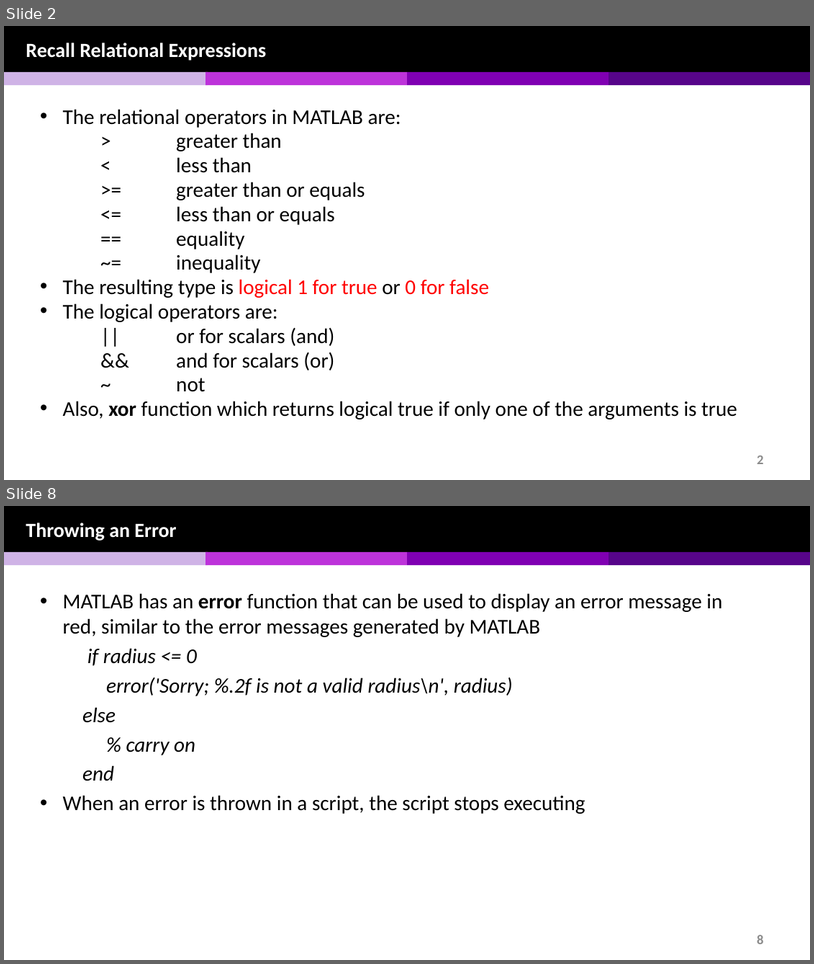
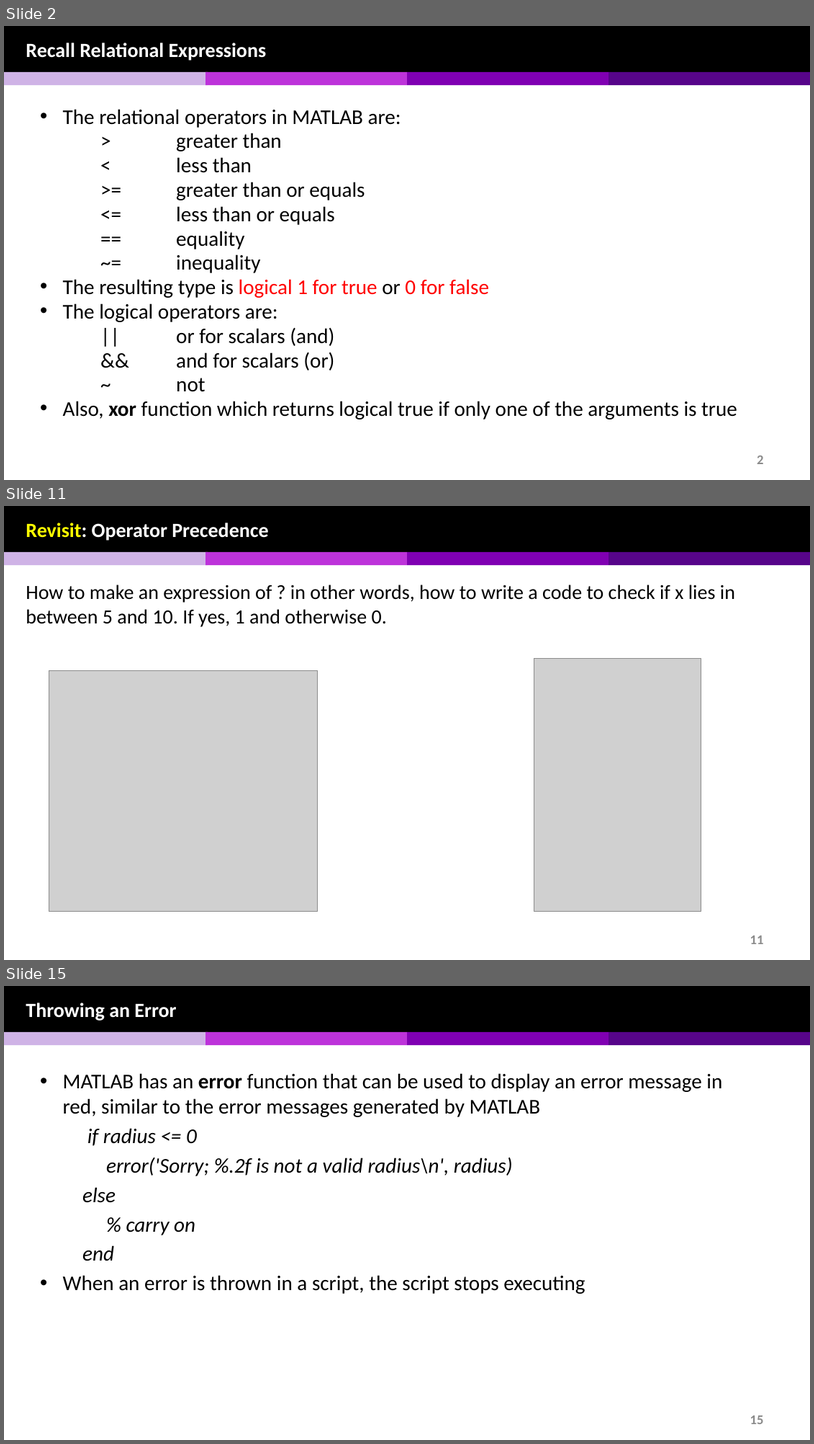
Before and after one commit to chulminy/AE_ENVE_GEOE_121, a slide deck: lecture/selection_statement/selection_statement_v1.pptx. Shown one above the other, each under a label of ours: slides 2 and 8 before the commit, slides 2, 11 and 15 after it; the slides between them are not shown. The pictures are 814x964 and 814x1444 pixels, drawn with LibreOffice and Linux fonts; fonts in the diff are those of the drawing; grey boxes stand for pictures. Boxes give left, top, right and bottom in pixels: in the first picture for what was removed or moved away, otherwise in the second. Text is boxed around its words. In the diff, an @@ line names an element or a change of style, - is before the commit and + after.

```diff
--- a/lecture/selection_statement/selection_statement_v1.pptx
+++ b/lecture/selection_statement/selection_statement_v1.pptx
@@ slide 11 added at (x1=4, y1=506, x2=810, y2=960), background #FFFFFF; not listed: 6 template elements that a slide beside it also shows @@
@@ text added at (x1=26, y1=523, x2=268, y2=541), 24 pt, text #FFFFFF, bold @@
+Revisit: Operator Precedence
@@ text added at (x1=26, y1=584, x2=736, y2=627), 24 pt, text #000000 @@
+How to make an expression of ? in other words, how to write a code to check if x lies in between 5 and 10. If yes, 1 and otherwise 0.
@@ picture added at (x1=49, y1=671, x2=317, y2=911) @@
@@ picture added at (x1=535, y1=659, x2=702, y2=911) @@
@@ what was slide 8 is now slide 15 @@
@@ page number at (x1=751, y1=1415, x2=764, y2=1424): text changed @@
-8
+15
```
Also in this commit, not shown: 7 slides changed, 11 other slides added, 2 slides removed, 16 other files.
